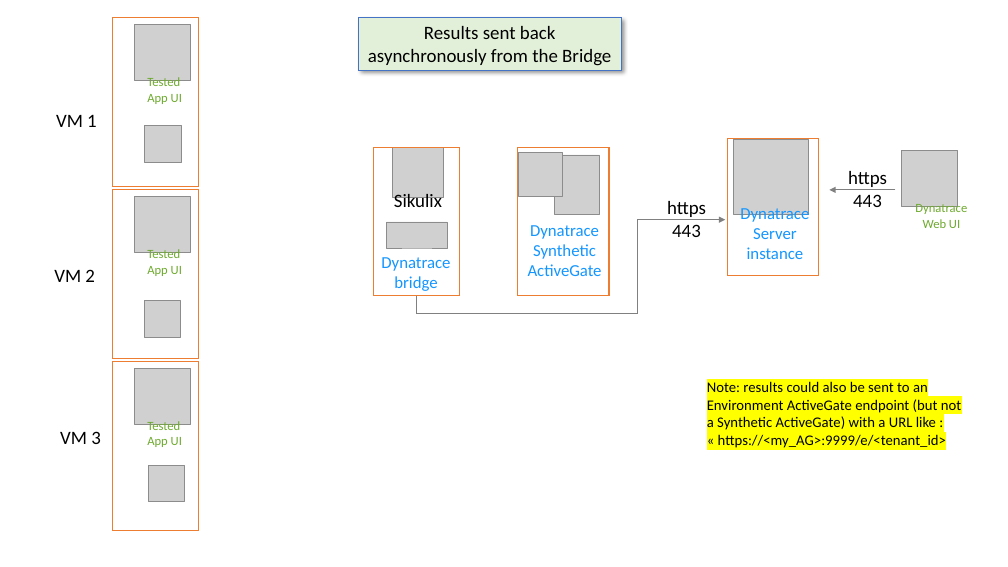
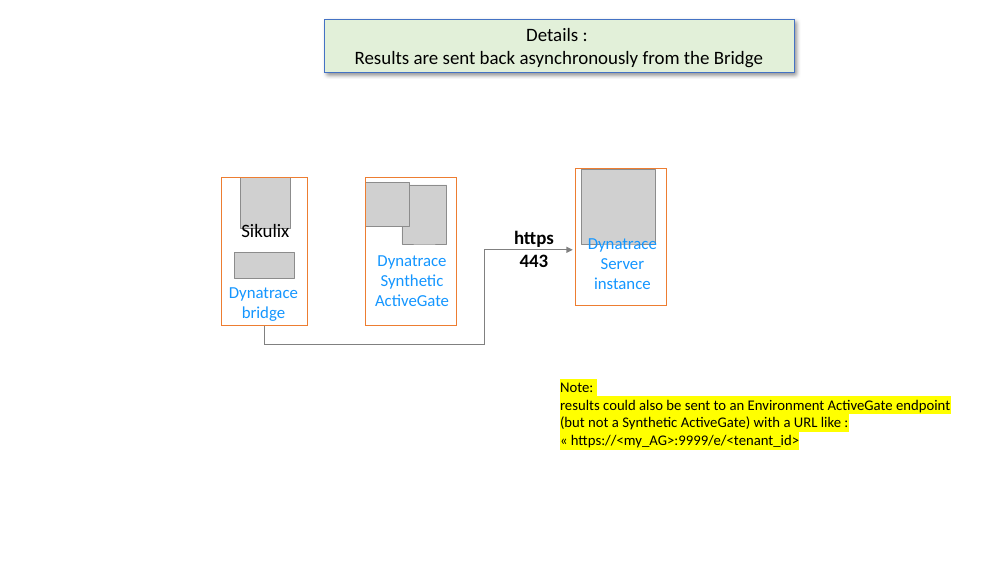
Before and after one commit to LO-RAN/dt_sikulix_bridge, a slide deck: slide 4 of documentation/dt_sikulix_bridge.pptx (slide 2 before the commit). Drawn at 1008x567 pixels with LibreOffice and Linux fonts; fonts in the diff are those of the drawing; grey boxes stand for pictures; background and template pictures are left out. Boxes give left, top, right and bottom in pixels: in the first picture for what was removed or moved away, otherwise in the second. Text is boxed around its words. In the diff, an @@ line names an element or a change of style, - is before the commit and + after.

```diff
--- a/documentation/dt_sikulix_bridge.pptx
+++ b/documentation/dt_sikulix_bridge.pptx
@@ rectangle removed at [113,18,198,188] @@
@@ picture removed at [135,24,191,80] @@
@@ rectangle "Details :": place and size @@
-rectangle "Details :" at [358,17,622,71]
+rectangle "Details :" at [324,19,795,73]
@@ text in rectangle at [355,28,763,68]: text changed @@
-Results sent back asynchronously from the Bridge
+Details :
+Results are sent back asynchronously from the Bridge
@@ text removed at [147,77,182,104] @@
-Tested App UI
@@ text removed at [56,115,97,127] @@
-VM 1
@@ picture removed at [144,126,181,162] @@
@@ 3 texts, 1 picture, 1 elbow arrow, 1 rectangle: place and size @@
-3 texts, 1 picture, 1 elbow arrow, 1 rectangle at [374,139,809,314]
+3 texts, 1 picture, 1 elbow arrow, 1 rectangle at [222,169,657,344]
@@ 4 pictures, 2 texts, 2 rectangles: place and size @@
-4 pictures, 2 texts, 2 rectangles at [387,138,820,295]
+4 pictures, 2 texts, 2 rectangles at [234,168,667,325]
@@ text removed at [848,171,887,207] @@
-https 443
@@ picture removed at [902,150,958,206] @@
@@ rectangle removed at [113,190,198,359] @@
@@ picture removed at [135,197,191,253] @@
@@ arrow removed from (895, 190) to (830, 190) @@
@@ text removed at [915,202,967,228] @@
-Dynatrace Web UI
@@ text "https 443" at [514,230,554,267]: bold on @@
@@ text removed at [54,269,95,282] @@
-VM 2
@@ text removed at [147,249,182,276] @@
-Tested App UI
@@ picture removed at [144,301,181,337] @@
@@ rectangle removed at [113,361,198,531] @@
@@ picture removed at [135,368,191,424] @@
@@ text at [560,382,950,448]: text changed @@
-Note: results could also be sent to an Environment ActiveGate endpoint (but not a Synthetic ActiveGate) with a URL like : « https://<my_AG>:9999/e/<tenant_id>
+Note:
+results could also be sent to an Environment ActiveGate endpoint (but not a Synthetic ActiveGate) with a URL like : « https://<my_AG>:9999/e/<tenant_id>
@@ text removed at [60,431,101,444] @@
-VM 3
@@ text removed at [147,421,182,447] @@
-Tested App UI
@@ picture removed at [148,466,185,502] @@
```
Also in this commit, not shown: 6 other slides changed, 2 slides added, 1 other file.
